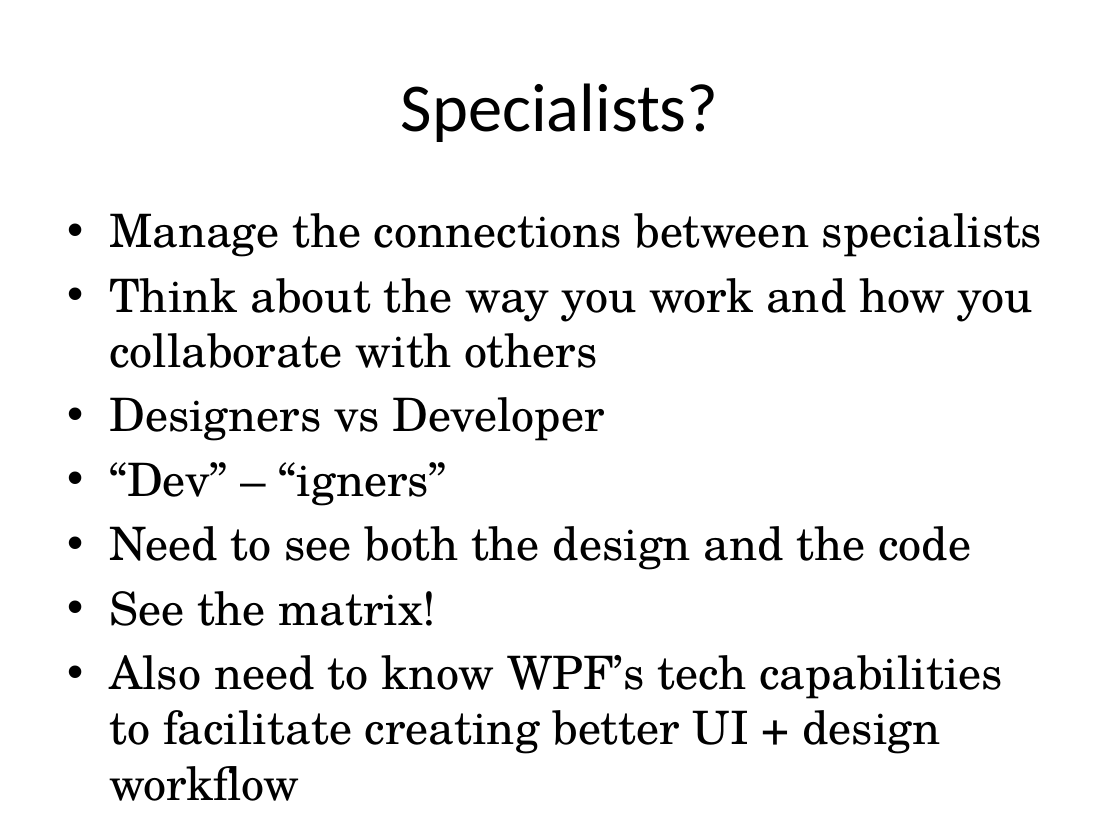
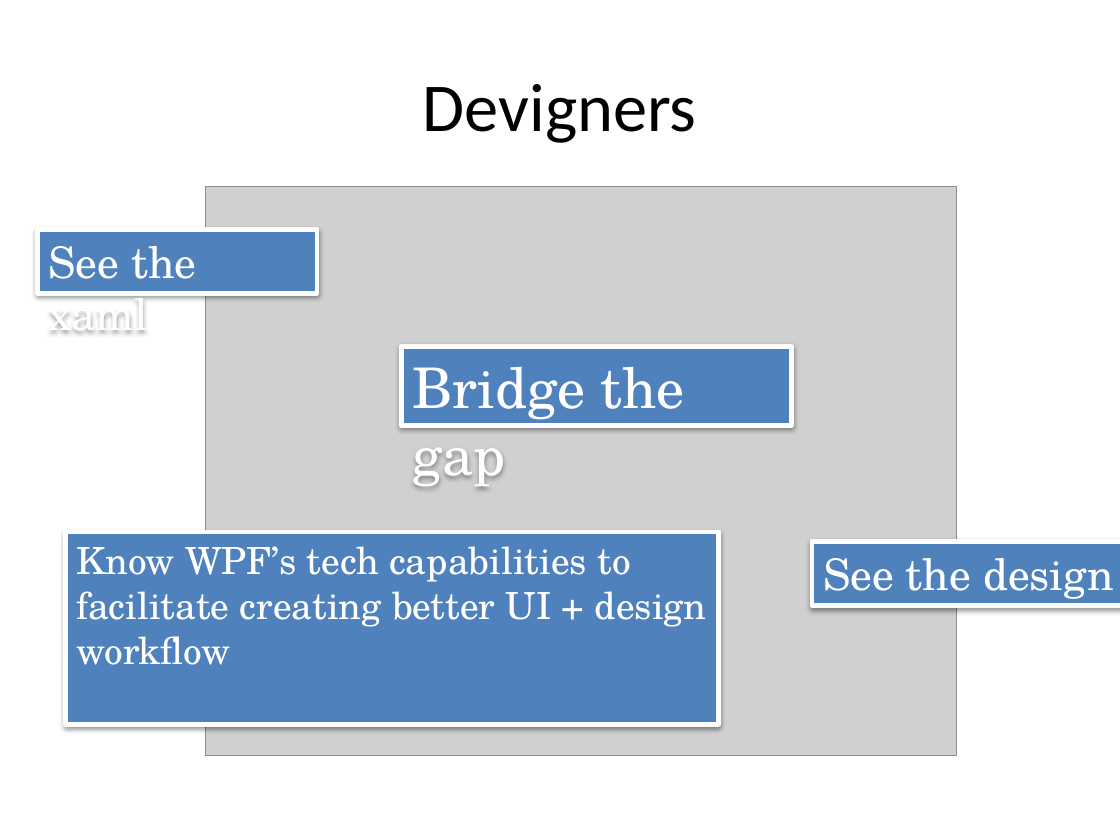
Before and after one commit to RookieOne/JBsWpfExamples, a slide deck: slide 57 of Adv WPF Workshop.pptx (slide 70 before the commit). Drawn at 1120x840 pixels with LibreOffice and Linux fonts; fonts in the diff are those of the drawing; grey boxes stand for pictures. Boxes give left, top, right and bottom in pixels: in the first picture for what was removed or moved away, otherwise in the second. Text is boxed around its words. In the diff, an @@ line names an element or a change of style, - is before the commit and + after.

```diff
--- a/Adv WPF Workshop.pptx
+++ b/Adv WPF Workshop.pptx
@@ title at [423,84,697,143]: text changed @@
-Specialists?
+Devigners
@@ picture added at [205,187,956,756] @@
@@ rectangle added at [37,230,317,293], fill #4F81BD, outline #FFFFFF 3 pt, 28 pt, text #FFFFFF @@
+See the xaml
@@ text removed at [109,213,1042,754] @@
-• Manage the connections between specialists
-• Think about the way you work and how you collaborate with others
-• Designers vs Developer
-• “Dev” – “igners”
-• Need to see both the design and the code
-• See the matrix!
-• Also need to know WPF’s tech capabilities to facilitate creating better UI + design workflow
@@ rectangle added at [401,346,791,426], fill #4F81BD, outline #FFFFFF 3 pt, 36 pt, text #FFFFFF @@
+Bridge the gap
@@ rectangle added at [65,532,718,725], fill #4F81BD, outline #FFFFFF 3 pt, 24 pt, text #FFFFFF @@
+Know WPF’s tech capabilities to facilitate creating better UI + design workflow
@@ rectangle added at [812,541,1120,605], fill #4F81BD, outline #FFFFFF 3 pt, 28 pt, text #FFFFFF @@
+See the design
```
Also in this commit, not shown: 2 other slides changed, 6 slides added, 1 slide removed.
